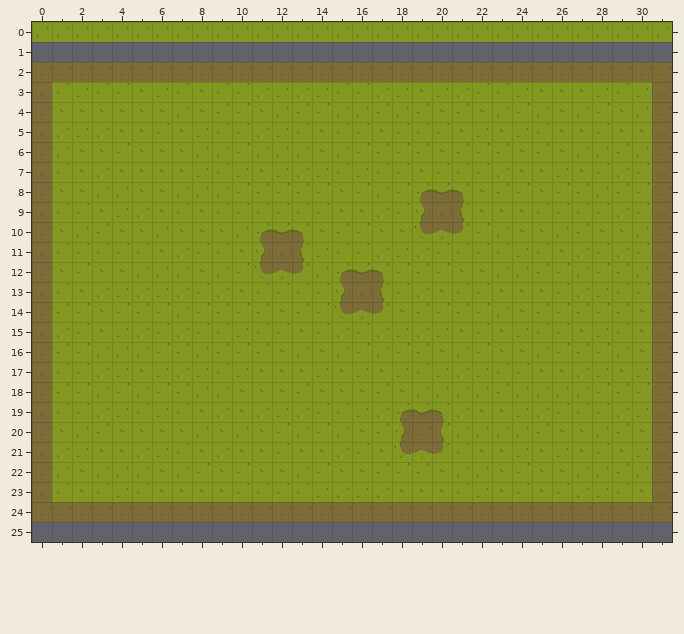
An edit to a level. Tiled map, assets/tiled/map.tmx. Above: the version before the commit.
Cells are 32x32 px. Shown: x 0..31, y 0..25.
Now the later version:
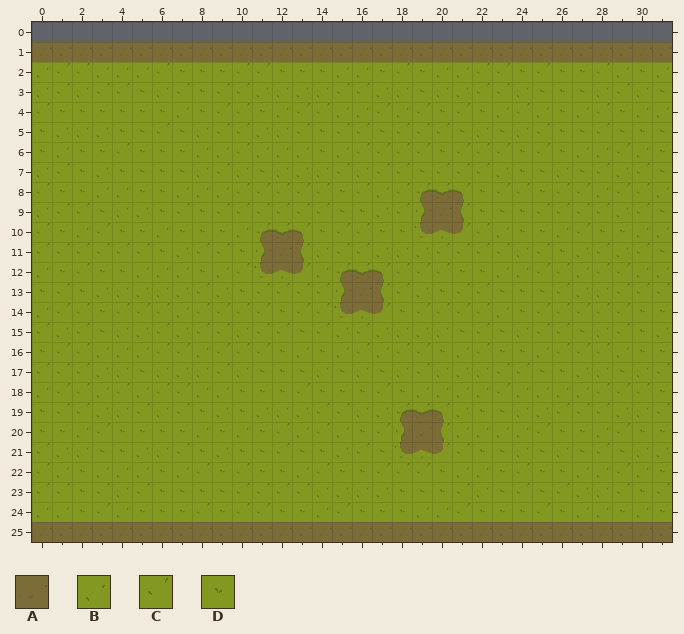
Key: from "tiles": A 5, B 13, C 14, D 15.
_ is an empty cell.
What changed:
Layer "Background":
y 0: x 0..31 BBBBBBBBBBBBBBBBBBBBBBBBBBBBBBBB -> ________________________________
y 1: x 0..31 ________________________________ -> AAAAAAAAAAAAAAAAAAAAAAAAAAAAAAAA
y 2: x 0..31 AAAAAAAAAAAAAAAAAAAAAAAAAAAAAAAA -> BCCBBBCDDDCCDDDBBDCDBBCCDCDDCBDB
y 3: x 0 A -> B; x 31 A -> D
y 4: x 0 A -> C; x 31 A -> B
y 5..6: x 0 A -> D; x 31 A -> D
y 7: x 0 A -> B; x 31 A -> D
y 8: x 0 A -> C; x 31 A -> B
y 9: x 0 A -> B; x 31 A -> D
y 10: x 0 A -> C; x 31 A -> B
y 11: x 0 A -> C; x 31 A -> D
y 12: x 0 A -> B; x 31 A -> B
y 13: x 0 A -> D; x 31 A -> C
y 14: x 0 A -> B; x 31 A -> D
y 15: x 0 A -> C; x 31 A -> B
y 16: x 0 A -> D; x 31 A -> D
y 17: x 0 A -> C; x 31 A -> C
y 18: x 0 A -> B; x 31 A -> D
y 19: x 0 A -> D; x 31 A -> C
y 20: x 0 A -> D; x 31 A -> D
y 21: x 0 A -> C; x 31 A -> B
y 22: x 0 A -> C; x 31 A -> D
y 23: x 0 A -> C; x 31 A -> C
y 24: x 0..31 AAAAAAAAAAAAAAAAAAAAAAAAAAAAAAAA -> BBDCBDDDCDCCDDBCDDDBBCDDDCDBBDBD
y 25: x 0..31 ________________________________ -> AAAAAAAAAAAAAAAAAAAAAAAAAAAAAAAA
